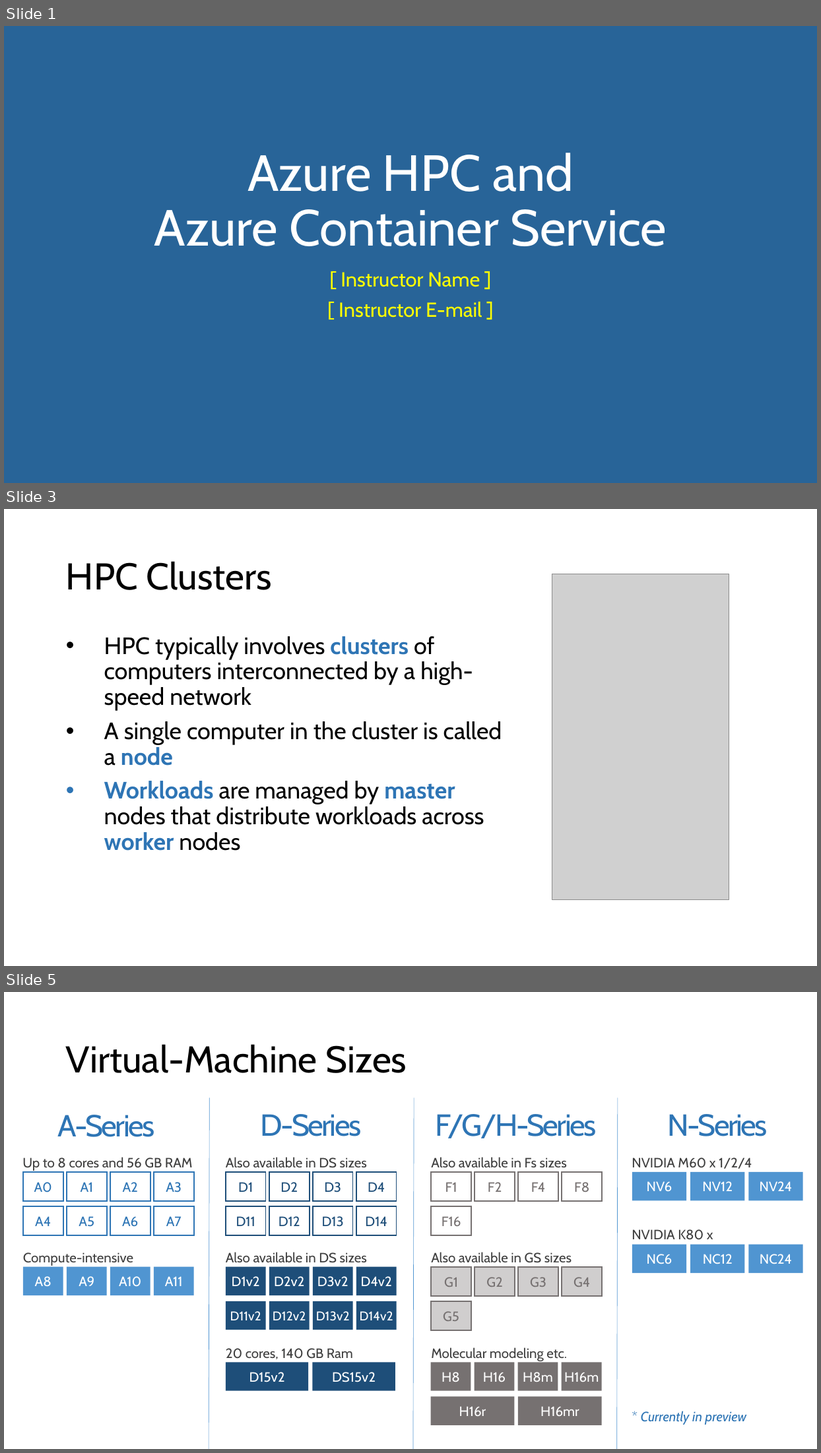
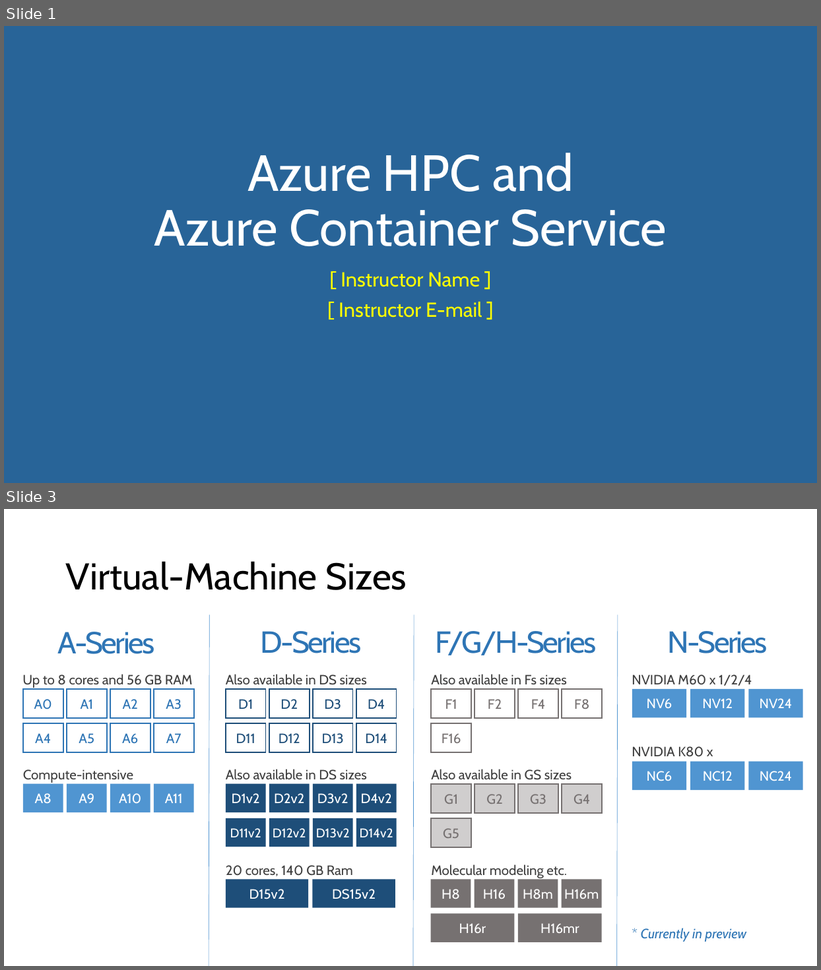
Before and after one commit to microsoft/AcademicContent, a slide deck: Workshop/6. HPC and Containers/HPC and Azure Container Service.pptx. Shown one above the other, each under a label of ours: slides 1, 3 and 5 before the commit, slides 1 and 3 after it; the slides between them are not shown. The pictures are 821x1453 and 821x970 pixels, drawn with LibreOffice and Linux fonts; fonts in the diff are those of the drawing; grey boxes stand for pictures. Boxes give left, top, right and bottom in pixels: in the first picture for what was removed or moved away, otherwise in the second. Text is boxed around its words. In the diff, an @@ line names an element or a change of style, - is before the commit and + after.

```diff
--- a/Workshop/6. HPC and Containers/HPC and Azure Container Service.pptx
+++ b/Workshop/6. HPC and Containers/HPC and Azure Container Service.pptx
@@ slide 3 removed at box(4, 509, 817, 966), background #FFFFFF @@
@@ title removed at box(66, 561, 272, 590) @@
-HPC Clusters
@@ picture removed at box(552, 574, 730, 900) @@
@@ text removed at box(104, 636, 502, 851) @@
-• HPC typically involves clusters of computers interconnected by a high- speed network
-• A single computer in the cluster is called a node
-• Workloads are managed by master nodes that distribute workloads across worker nodes
@@ what was slide 5 is now slide 3 @@
```
Also in this commit, not shown: 1 slide changed, 1 other slide removed, 41 other files.
